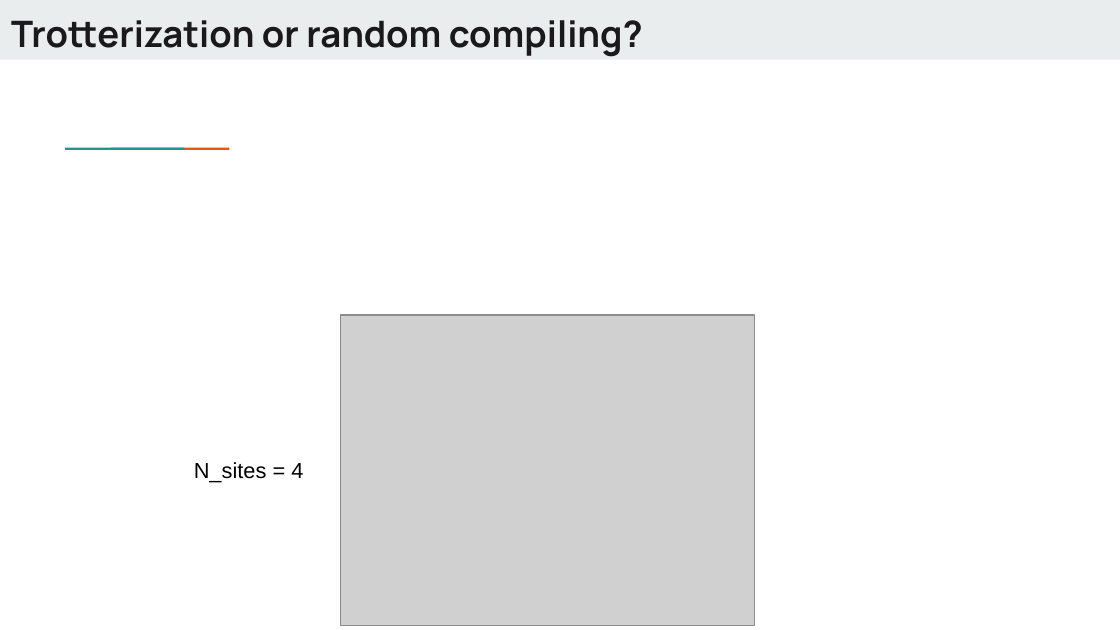
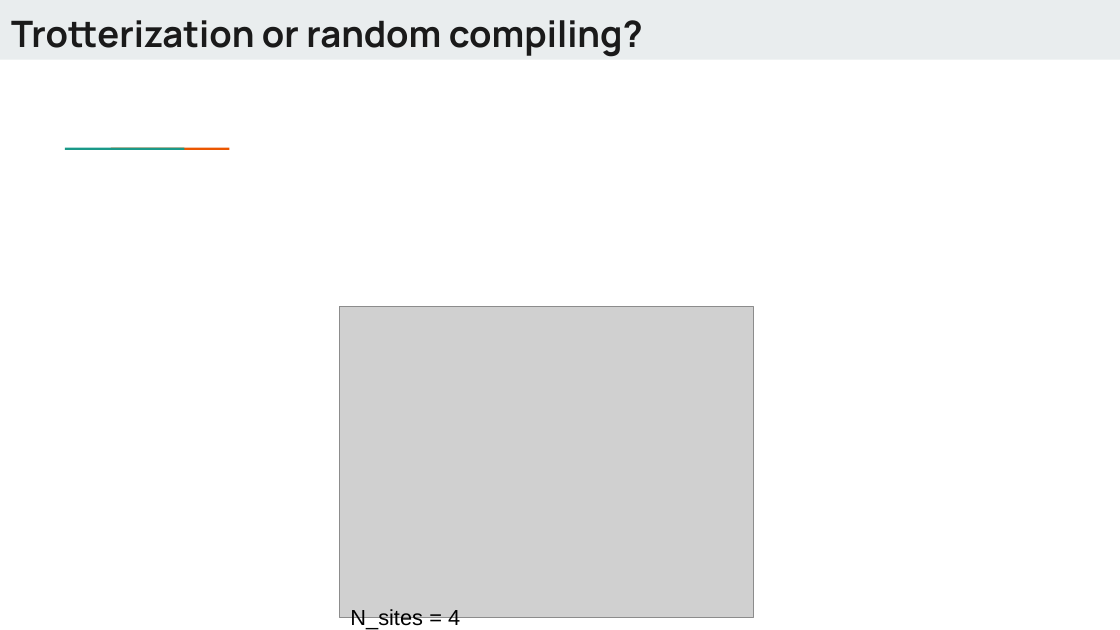
Before and after one commit to Dran-Z/QHack2023-SunnyDelft, a slide deck: slide 7 of QHack-SunnyDelft.pptx. Drawn at 1120x630 pixels with LibreOffice and Linux fonts; fonts in the diff are those of the drawing; grey boxes stand for pictures. Boxes give left, top, right and bottom in pixels: in the first picture for what was removed or moved away, otherwise in the second. Text is boxed around its words. In the diff, an @@ line names an element or a change of style, - is before the commit and + after.

```diff
--- a/QHack-SunnyDelft.pptx
+++ b/QHack-SunnyDelft.pptx
@@ picture: place and size @@
-picture at (340,315,755,625)
+picture at (339,307,754,617)
@@ text "N_sites = 4": place and size @@
-text "N_sites = 4" at (194,462,303,483)
+text "N_sites = 4" at (350,609,460,630)
```
Also in this commit, not shown: 4 other slides changed, 1 slide removed, 14 other files.
